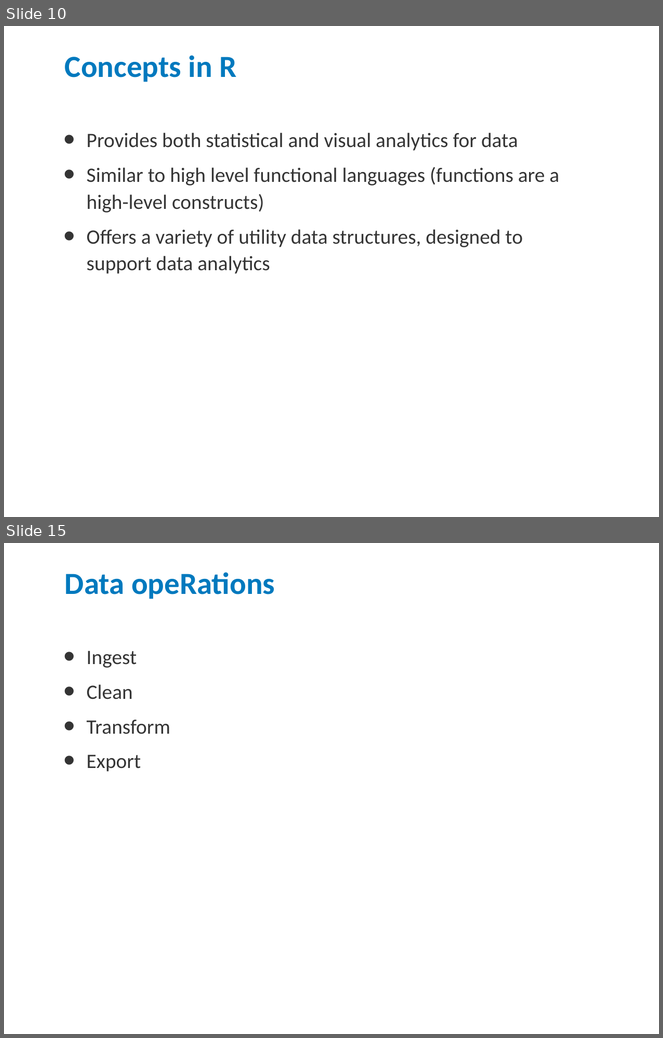
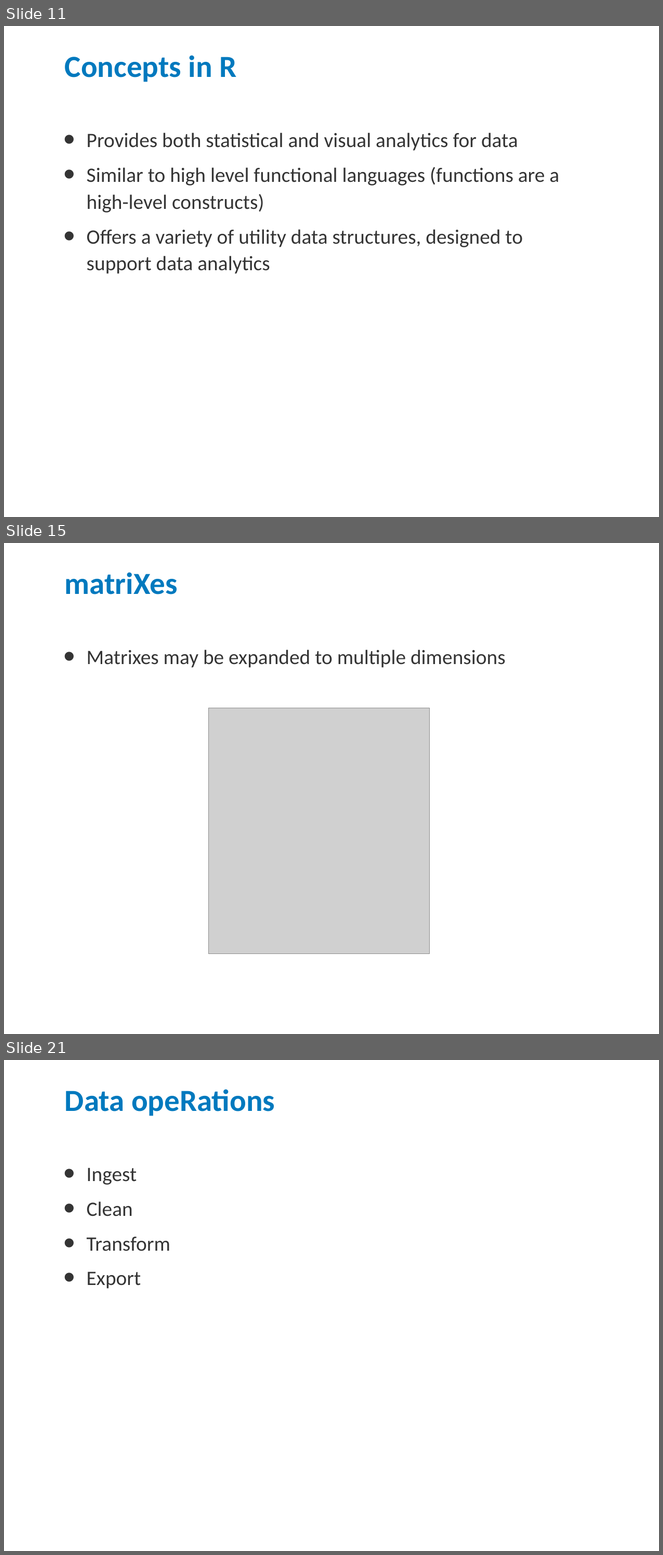
Before and after one commit to jdages/rDemo, a slide deck: R Demo.pptx. Shown one above the other, each under a label of ours: slides 10 and 15 before the commit, slides 11, 15 and 21 after it; the slides between them are not shown. The pictures are 663x1038 and 663x1555 pixels, drawn with LibreOffice and Linux fonts; fonts in the diff are those of the drawing; grey boxes stand for pictures; background and template pictures are left out. Boxes give left, top, right and bottom in pixels: in the first picture for what was removed or moved away, otherwise in the second. Text is boxed around its words. In the diff, an @@ line names an element or a change of style, - is before the commit and + after.

```diff
--- a/R Demo.pptx
+++ b/R Demo.pptx
@@ slide 15 added at box(4, 543, 659, 1034), background #FFFFFF @@
@@ title added at box(65, 572, 178, 594), 48 pt, text #0079BE, bold @@
+matriXes
@@ text added at box(87, 650, 506, 668), 32 pt, text #343434 @@
+• Matrixes may be expanded to multiple dimensions
@@ picture added at box(208, 708, 429, 954) @@
@@ what was slide 10 is now slide 11 @@
@@ what was slide 15 is now slide 21 @@
```
Also in this commit, not shown: 6 slides changed, 8 other slides added, 3 slides removed, 1 other file.
